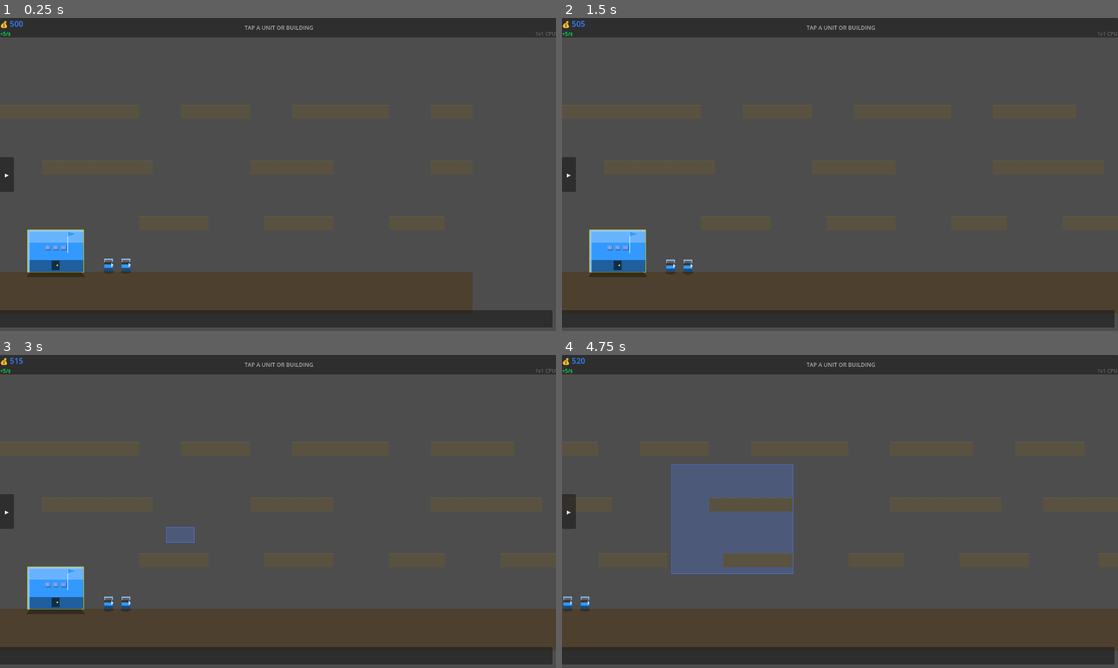
Above: before the commit, frames 1-4 (two rows, left to right).
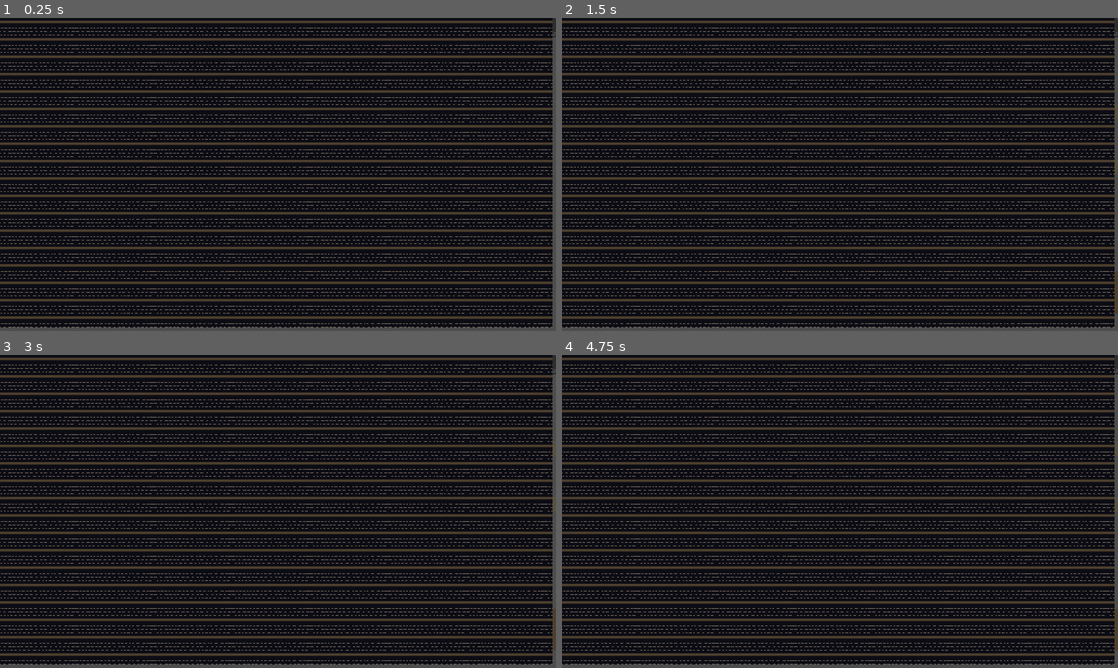
Above: after the commit, the same moments.

Repository: infinitybiscuit/fortress-command
Game: Godot game, scene res://scenes/game/game_scene.tscn
Two runs of this game, one before a commit and one after it. Both use one fixed random seed, a clock stepped at 60 frames per second and the inputs below.
Inputs (mouse positions are in pixels of both pictures, inside the frame that each line leads up to):
- Up to frame 1 (0.25 s): no input
- Up to frame 2 (1.5 s): click "▸" at 0.5 s; click (595, 24) at 1.25 s, where only the run before the commit has a clickable "✕"
- Up to frame 3 (3 s): tap A at 2, 2.75 s; move the mouse to (400, 495) at 2.02 s; hold Right (ui_right) 2.03-2.75 s; click (400, 495) at 2.17 s; drag from (166, 527) to (250, 574) at 2.77 s
- Up to frame 4 (4.75 s): tap A at 3.5, 4.25 s; move the mouse to (895, 442) at 3.52 s; hold Right (ui_right) 3.53-4.25 s; drag from (812, 574) to (673, 464) at 4.27 s

The runs differ from the first frame. In frame 1, 95% of the frame differs, in the area x 0-100%, y 0-99%; in frame 2, 95%; in frame 3, 95%; in frame 4, 95%.
Error before the commit: Parse Error: Class "MinimapRenderer" hides an autoload singleton. (res://scripts/autoload/minimap_renderer.gd:3)

Commit message:
fix: remove class_name MinimapRenderer — conflicts with autoload singleton name
https://claude.ai/code/session_01FFsLYEoZBhHorYKSisAVT4

Diff:
--- a/godot/scripts/autoload/minimap_renderer.gd
+++ b/godot/scripts/autoload/minimap_renderer.gd
@@ -1,6 +1,5 @@
 ## MinimapRenderer — Fortress Command minimap rendering via ImageTexture.
 ## Draws terrain/buildings/units to an Image, blits it to an ImageTexture each frame.
-class_name MinimapRenderer
 extends Node
 
 ## ── Map constants ─────────────────────────────────────────────────────────────────
